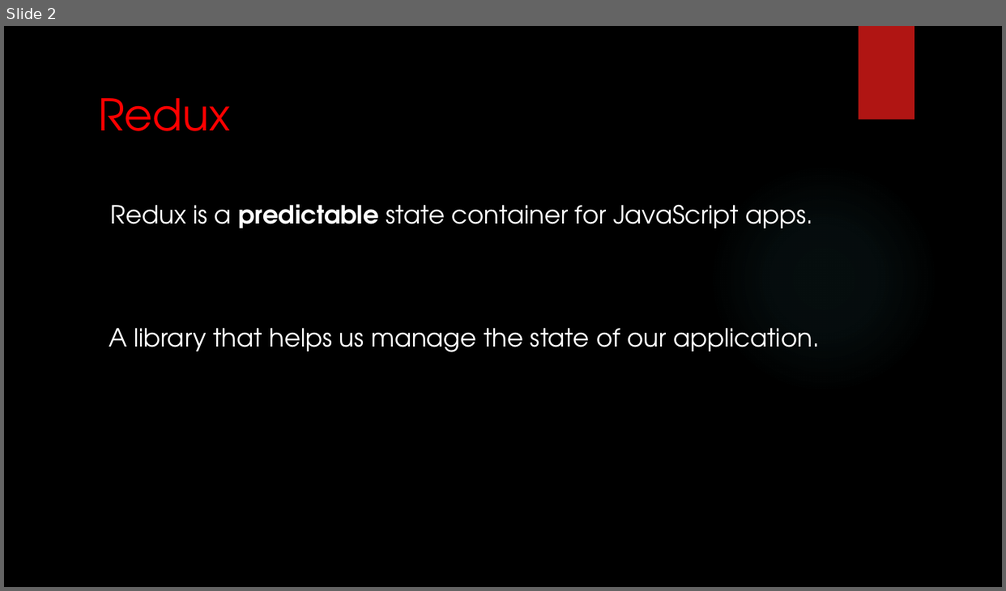
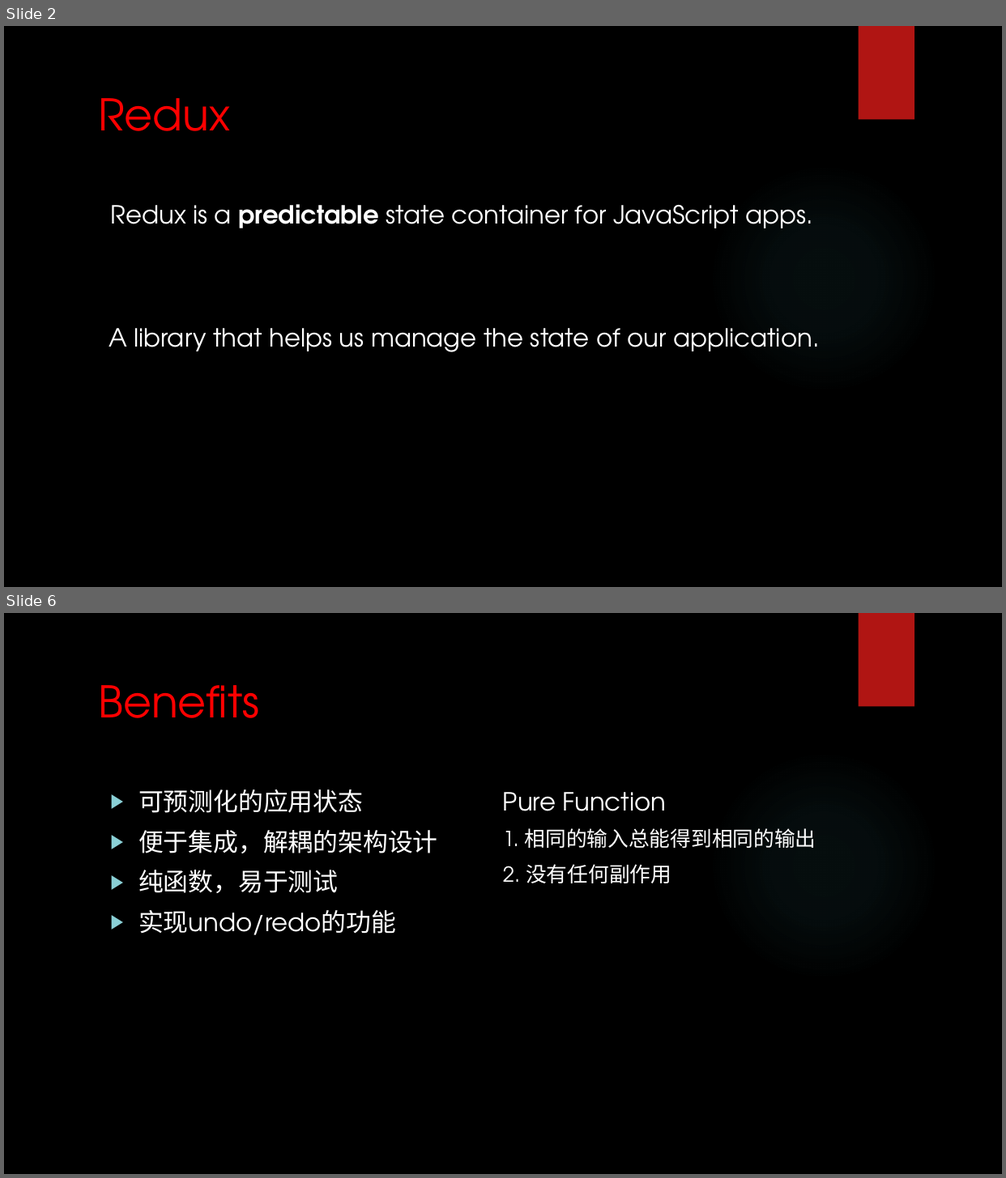
Before and after one commit to HideMode/angular4-todo, a slide deck: Introduction to Redux for Angular2.pptx. Shown one above the other, each under a label of ours: slide 2 before the commit, slides 2 and 6 after it; the slides between them are not shown. The pictures are 1006x591 and 1006x1178 pixels, drawn with LibreOffice and Linux fonts; fonts in the diff are those of the drawing; background and template pictures are left out. Boxes give left, top, right and bottom in pixels: in the first picture for what was removed or moved away, otherwise in the second. Text is boxed around its words. In the diff, an @@ line names an element or a change of style, - is before the commit and + after.

```diff
--- a/Introduction to Redux for Angular2.pptx
+++ b/Introduction to Redux for Angular2.pptx
@@ slide 6 added at bbox=[4, 613, 1002, 1174], background picture (left out); not listed: 2 template elements that a slide beside it also shows @@
@@ title added at bbox=[98, 685, 259, 718], 42 pt, text #FF0000 @@
+Benefits
@@ text added at bbox=[138, 790, 438, 935], 24 pt, text #FFFFFF @@
+▶ 可预测化的应用状态
+▶ 便于集成，解耦的架构设计
+▶ 纯函数，易于测试
+▶ 实现undo/redo的功能
@@ text added at bbox=[503, 792, 816, 884], 20 pt, text #FFFFFF @@
+Pure Function
+1. 相同的输入总能得到相同的输出
+2. 没有任何副作用
```
Also in this commit, not shown: 6 other slides added, 2 slides removed, 9 other files.
